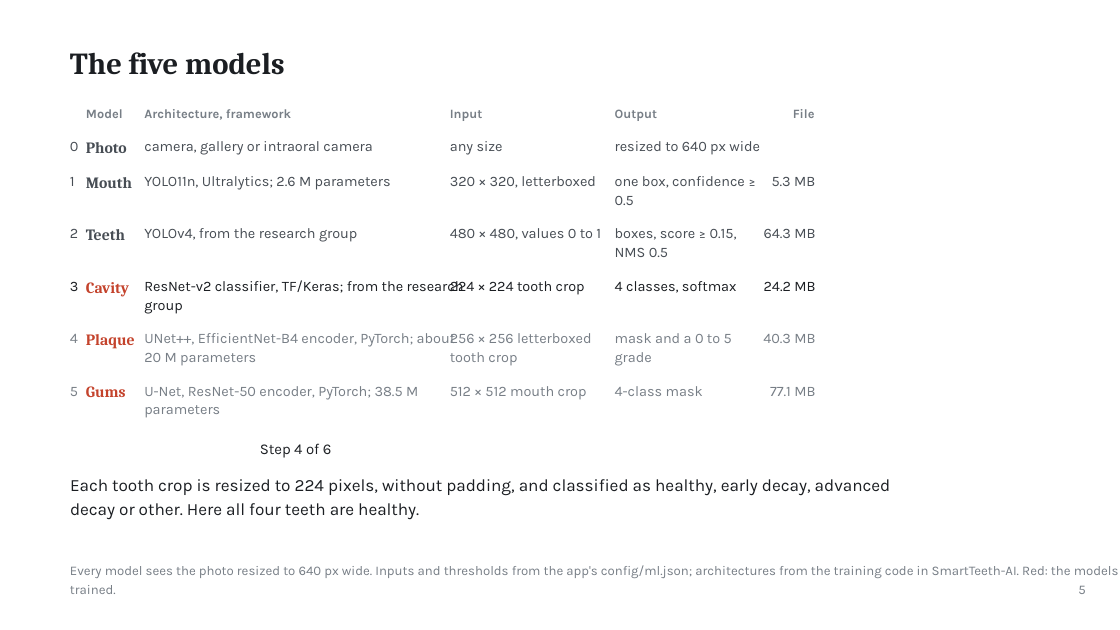
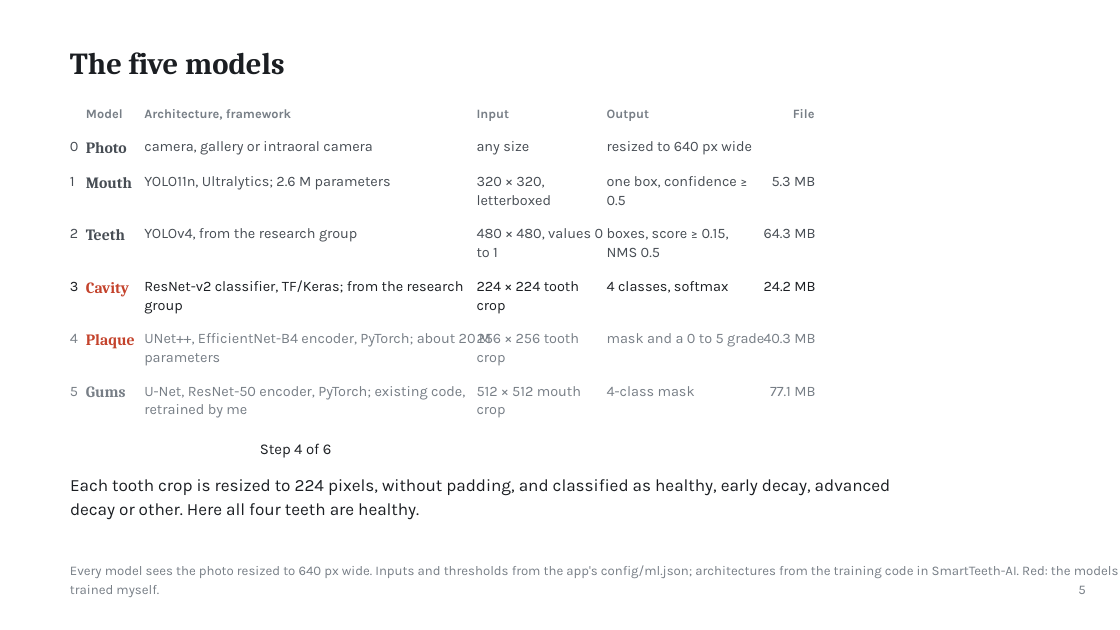
Before and after one commit to ertugrul-senturk/interactive-slides, a slide deck: slide 8 of public/decks/2026-11-smart-teeth.pptx. Drawn at 1120x630 pixels with LibreOffice and Linux fonts; fonts in the diff are those of the drawing; background and template pictures are left out. Boxes give left, top, right and bottom in pixels: in the first picture for what was removed or moved away, otherwise in the second. Text is boxed around its words. In the diff, an @@ line names an element or a change of style, - is before the commit and + after.

```diff
--- a/public/decks/2026-11-smart-teeth.pptx
+++ b/public/decks/2026-11-smart-teeth.pptx
@@ text "Input": place and size @@
-text "Input" at box(450, 110, 483, 121)
+text "Input" at box(477, 110, 510, 121)
@@ text "any size": place and size @@
-text "any size" at box(450, 141, 503, 155)
+text "any size" at box(477, 141, 529, 155)
@@ text "320 × 320, letterboxed" rewrapped from box(450, 176, 596, 188) to box(477, 177, 552, 205) @@
@@ text "480 × 480, values 0 ..." rewrapped from box(450, 228, 601, 240) to box(477, 228, 604, 257) @@
@@ text "224 × 224 tooth crop" rewrapped from box(450, 281, 585, 295) to box(477, 281, 579, 314) @@
@@ text "UNet++, EfficientNet-B4 encoder, PyTorch; about ..." rewrapped from box(144, 333, 456, 365) to box(144, 333, 491, 366) @@
@@ text "mask and a 0 to ..." rewrapped from box(615, 333, 732, 366) to box(607, 333, 724, 343) @@
@@ text at box(477, 333, 579, 365): text changed @@
-256 × 256 letterboxed
-tooth crop
+256 × 256 tooth
+crop
@@ text "Gums" at box(86, 386, 126, 397): text colour #C4432C to #777E86 @@
@@ text at box(144, 386, 465, 418): text changed @@
-U-Net, ResNet-50 encoder, PyTorch; 38.5 M
-parameters
+U-Net, ResNet-50 encoder, PyTorch; existing code,
+retrained by me
@@ text "512 × 512 mouth crop" rewrapped from box(450, 386, 587, 399) to box(477, 386, 581, 417) @@
@@ 6 texts: place and size @@
-6 texts at box(615, 109, 760, 396)
+6 texts at box(607, 109, 752, 396)
@@ text at box(70, 565, 1071, 597): text changed @@
-Every model sees the photo resized to 640 px wide. Inputs and thresholds from the app's config/ml.json; architectures from the training code in SmartTeeth-AI. Red: the models I
-trained.
+Every model sees the photo resized to 640 px wide. Inputs and thresholds from the app's config/ml.json; architectures from the training code in SmartTeeth-AI. Red: the models I
+trained myself.
```
Also in this commit, not shown: 8 other slides changed, 6 other files.
